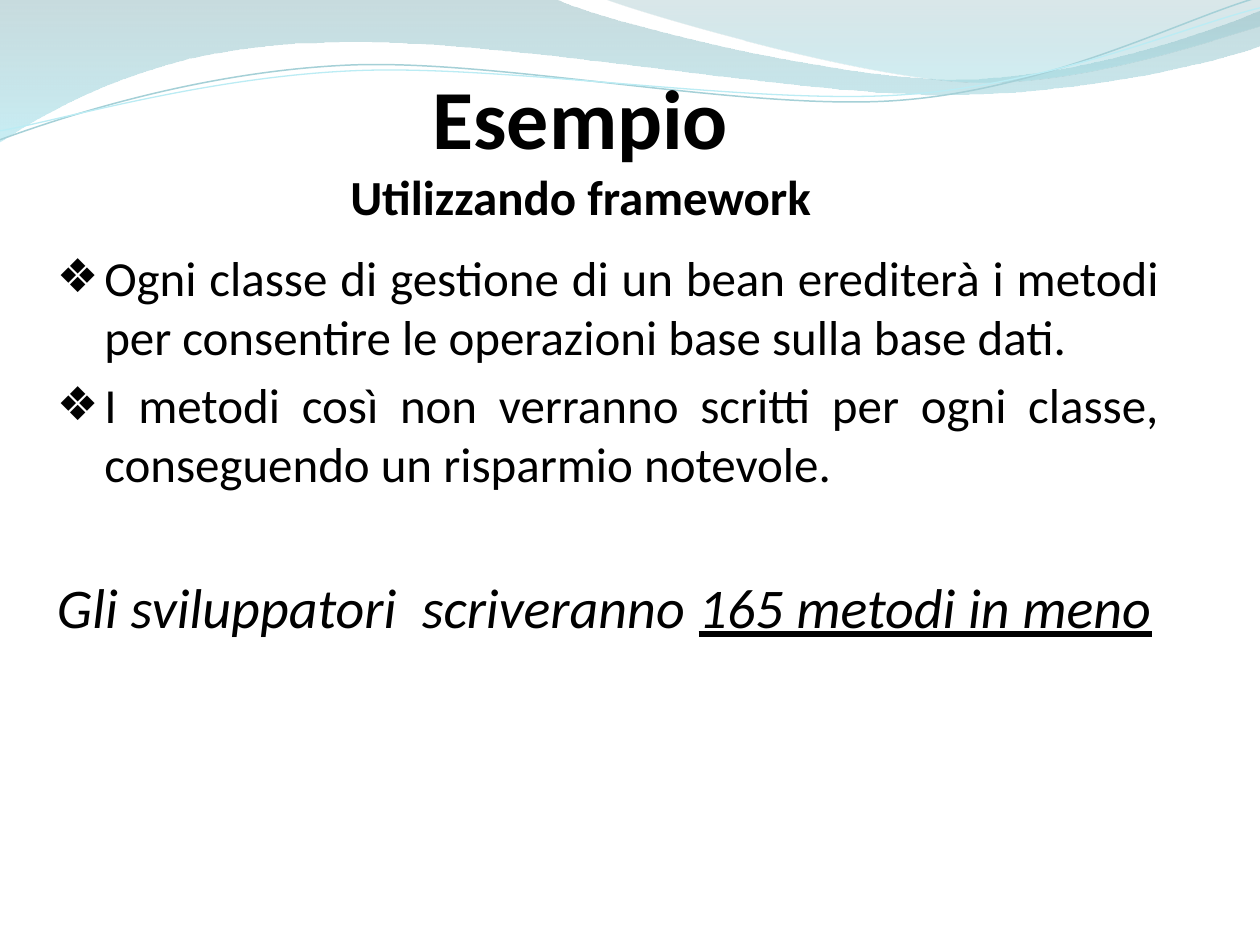
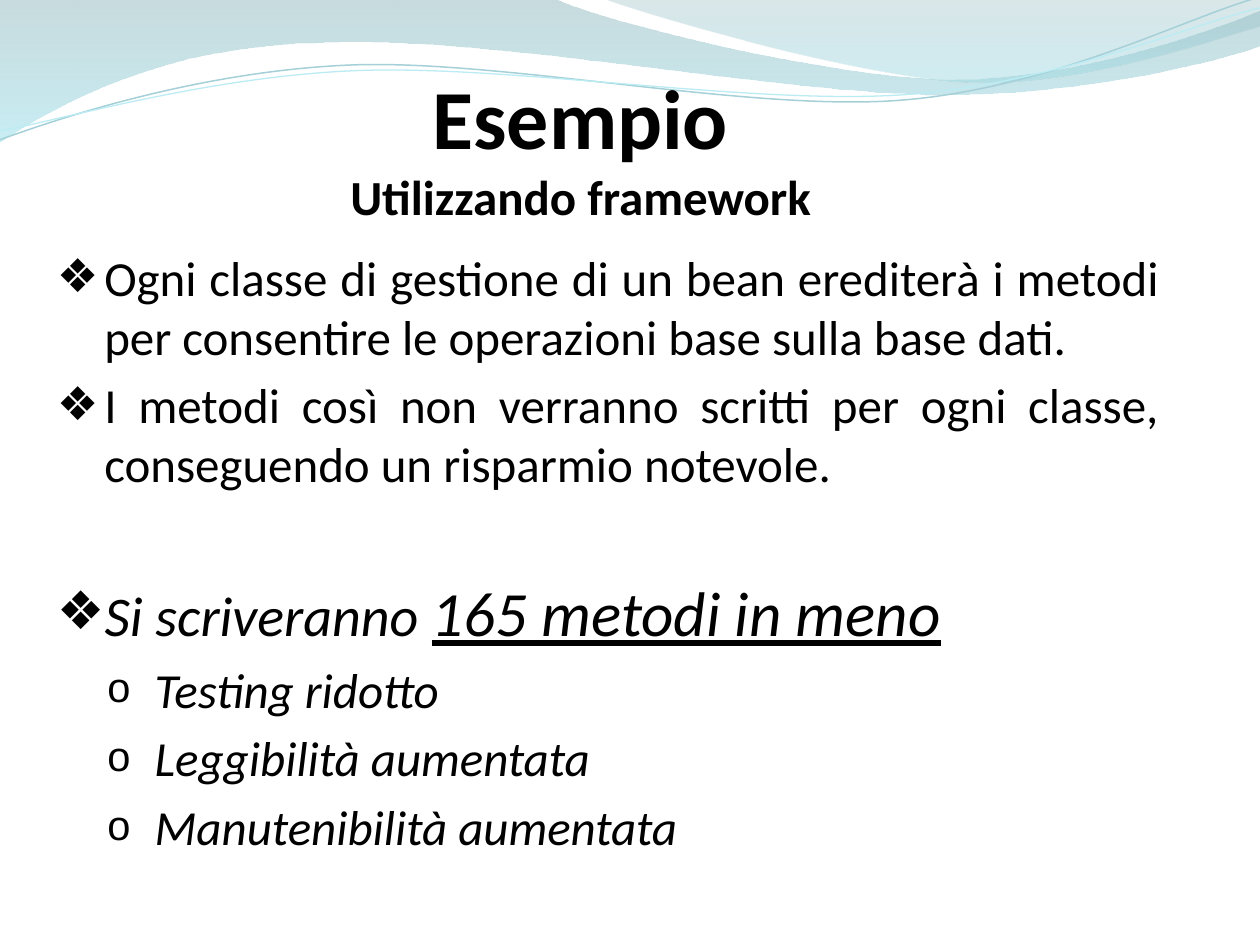
Before and after one commit to ammirate/at-silo, a slide deck: slide 57 of Presentazione/Atsilo1/[BOZZA] Atsilo_A_PresentazioneFinale copia.pptx. Drawn at 1260x945 pixels with LibreOffice and Linux fonts; fonts in the diff are those of the drawing. Boxes give left, top, right and bottom in pixels: in the first picture for what was removed or moved away, otherwise in the second. Text is boxed around its words. In the diff, an @@ line names an element or a change of style, - is before the commit and + after.

Commit message:
[WR]Corrette alcune parti della presentazione

```diff
--- a/Presentazione/Atsilo1/[BOZZA] Atsilo_A_PresentazioneFinale copia.pptx
+++ b/Presentazione/Atsilo1/[BOZZA] Atsilo_A_PresentazioneFinale copia.pptx
@@ text at (x1=105, y1=592, x2=941, y2=846): text changed; size 32 to 28 pt @@
-Gli sviluppatori scriveranno 165 metodi in meno
+❖ Si scriveranno 165 metodi in meno
+  o Testing ridotto
+  o Leggibilità aumentata
+  o Manutenibilità aumentata
```
